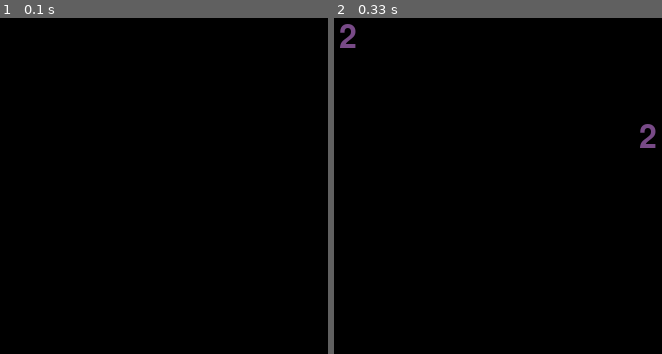
Above: before the commit, frames 1-2 (left to right).
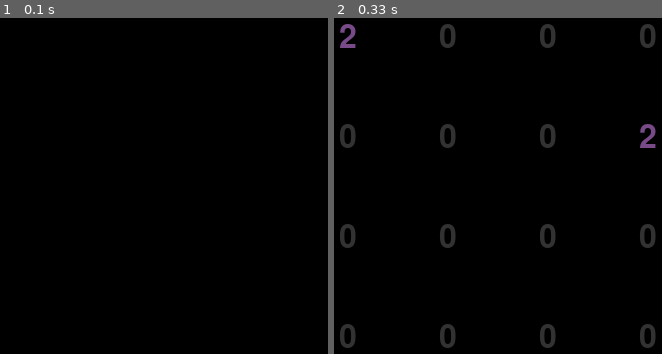
Above: after the commit, the same moments.

Repository: binnev/pygame_sandbox
Game: pygame game, started from twenty_forty_eight/__main__.py
The game is run twice, just before and just after one commit, with the same random seed, the same clock (stepped at 60 frames per second) and the same inputs.
Inputs:
- Up to frame 1 (0.1 s): no input
- Up to frame 2 (0.33 s): no input

Frame 1 is identical in both runs. In frame 2, 2.8% of the frame differs, in the area x 1-99%, y 1-99%.

Commit message:
Got jumping working again

Diff:
--- a/tutorial/conf.py
+++ b/tutorial/conf.py
@@ -1,3 +1,3 @@
-SCREEN_WIDTH = 1000
-SCREEN_HEIGHT = 1000
-FLOOR_HEIGHT = 100
+SCREEN_WIDTH = 500
+SCREEN_HEIGHT = 500
+FLOOR_HEIGHT = 0
--- a/tutorial/objects.py
+++ b/tutorial/objects.py
@@ -1,7 +1,11 @@
 import pygame
 
 from tutorial.conf import SCREEN_WIDTH, SCREEN_HEIGHT, FLOOR_HEIGHT
-from tutorial.states import JUMPSQUAT, JUMPING, SQUAT, STANDING
+from tutorial.states import JUMPSQUAT, JUMPING, SQUAT, STANDING, RUNNING
+"""
+Try shapely: https://shapely.readthedocs.io/en/latest/manual.html
+For intersections of hitboxes, hurtboxes, etc
+"""
 
 
 class Thing:
@@ -15,12 +19,11 @@
     fall_acceleration = 2
     fall_speed = 15
     jump_power = 40
-    jumpsquat_frames = 5
+    jumpsquat_frames = 2
 
     # these are really instance variables...
     state = None
     jumpsquat_frames_elapsed = 0
-    color = (255, 0, 0)
 
     def __init__(self, x, y, height, width, u=None, v=None):
         self.x = x
@@ -29,6 +32,21 @@
         self.v = v if v else 0
         self._height = height
         self._width = width
+        self.keypress_lookup = {
+            pygame.K_LEFT: self.keypress_left,
+            pygame.K_RIGHT: self.keypress_right,
+            pygame.K_DOWN: self.keypress_down,
+            pygame.K_SPACE: self.keypress_space,
+        }
+
+    @property
+    def color(self):
+        # if not actionable
+        if self.state in [JUMPSQUAT, SQUAT]:
+            _color = (255, 0, 0)
+        else:
+            _color = (255, 255, 255)
+        return _color
 
     @property
     def width(self):
@@ -41,15 +59,11 @@
             return self._height * 0.8
         return self._height
 
-    @property
-    def screen_y(self):
-        return SCREEN_HEIGHT - self.y
-
     def draw(self, window):
         pygame.draw.rect(
             window,
             self.color,
-            (self.x, self.screen_y, self.width, self.height),
+            (self.x, self.y, self.width, self.height),
         )
 
     def debug_print(self):
@@ -75,24 +89,20 @@
 
         # update vertical position
         if self.airborne or self.state == JUMPING:
-            if (self.v < 0  # if moving downwards
-                    and abs(self.v) < self.fall_speed  # faster than fall speed
-               ):
+            # if moving downwards faster than fall speed
+            if self.v < 0 and abs(self.v) > self.fall_speed:
                 pass  # don't apply gravity
             else:  # if moving upwards, or if falling slower than the fall speed
                 self.v -= self.fall_acceleration
-        else:
-            self.state = STANDING
-            self.v = 0
 
         # finally, update position
         self.y += self.v
         self.x += self.u
 
         if self.airborne:
-            self.u * .7
+            self.u *= .7
         else:
-            self.u /= 2  # "friction"
+            self.u *= .5  # "friction"
 
         # enforce screen limits
         if self.x < 0:
@@ -109,26 +119,15 @@
             self.v = 0
 
     def handle_keypresses(self, keys):
-        """IDEA: do a for key in keys: handle_keypress(key). that function can kick off the
-        function assigned to dealing with each individual keypress, e.g. 'space'. Then
-        adding behaviour is as simple as adding a function for a keypress. And each function
-        can handle its own specific logic"""
         # todo: move this dict somewhere so it isn't evaluated every tick
-        keypress_lookup = {
-            pygame.K_LEFT: self.keypress_left,
-            pygame.K_RIGHT: self.keypress_right,
-            pygame.K_DOWN: self.keypress_down,
-            pygame.K_SPACE: self.keypress_space,
-        }
-        for keypress, func in keypress_lookup.items():
+        for keypress, func in self.keypress_lookup.items():
             if keys[keypress]:  # if key pressed
                 func()  # execute handler function
 
     def increment_jumpsquat(self):
         # if already in jumpsquat, increment frames elapsed.
         if self.state == JUMPSQUAT:
-            if self.jumpsquat_frames_elapsed > 0:
-                self.jumpsquat_frames_elapsed += 1
+            self.jumpsquat_frames_elapsed += 1
             # if end of jumpsquat reached, begin jump
             if self.jumpsquat_frames_elapsed == self.jumpsquat_frames:
                 self.v = self.jump_power
@@ -142,10 +141,12 @@
             # if squat key released, exit squat state
 
     def keypress_space(self):
-        # enter jumpsquat on keypress
-        if not self.airborne:
+        if (True
+            # not self.airborne
+            and self.state not in [JUMPSQUAT]
+        ):
             self.state = JUMPSQUAT
-            self.jumpsquat_frames_elapsed = 1
+            self.jumpsquat_frames_elapsed = 0
 
     def keypress_left(self):
         # todo: only able to run in actionable states
--- a/tutorial/sandbox.py
+++ b/tutorial/sandbox.py
@@ -13,7 +13,7 @@
 
 run = True
 while run:
-    pygame.time.delay(20)
+    pygame.time.delay(1000//30)
 
     # ============= react to key presses ==============
     keys = pygame.key.get_pressed()
--- a/twenty_forty_eight/__main__.py
+++ b/twenty_forty_eight/__main__.py
@@ -46,7 +46,7 @@
     window.fill((0, 0, 0))
     for y, row in enumerate(board.grid):
         for x, char in enumerate(row):
-            color = (0, 0, 0) if char == 0 else colormap(char, 128)
+            color = (50, 50, 50) if char == 0 else colormap(char, 128)
             text = font.render(str(char), True, color, None)
             textRect = text.get_rect()
             textRect.center = (50 + x * 100, 50 + y * 100)
